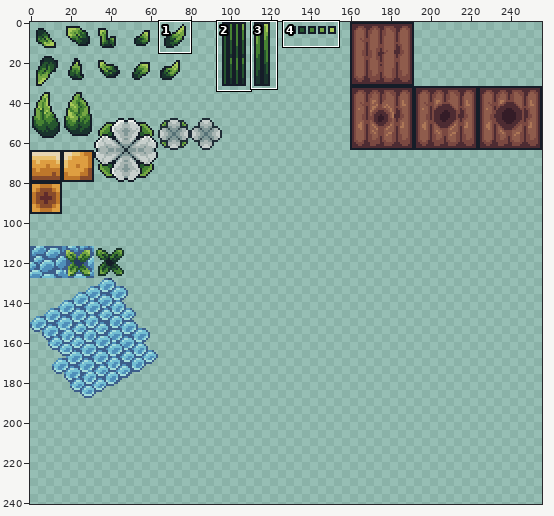
A pixel-art file gets an edit: Asesprite/Leafes.aseprite. Above, an overview of the earlier version with the close-up marked.
Close-up. As it was:
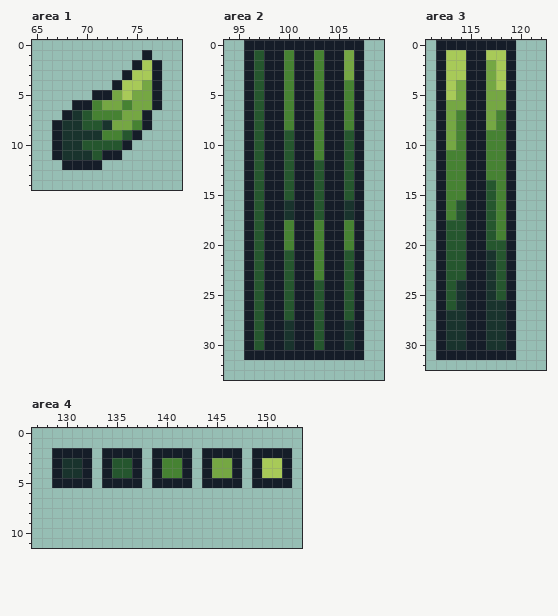
256x256 pixels, 1 frame. Shown: area 1: x 65..79, y 0..14; area 2: x 94..109, y 0..33; area 3: x 111..122, y 0..32; area 4: x 127..153, y 0..11. The wide view leaves out empty margins. The commit also changed other parts of the picture, which this record leaves out.
New version:
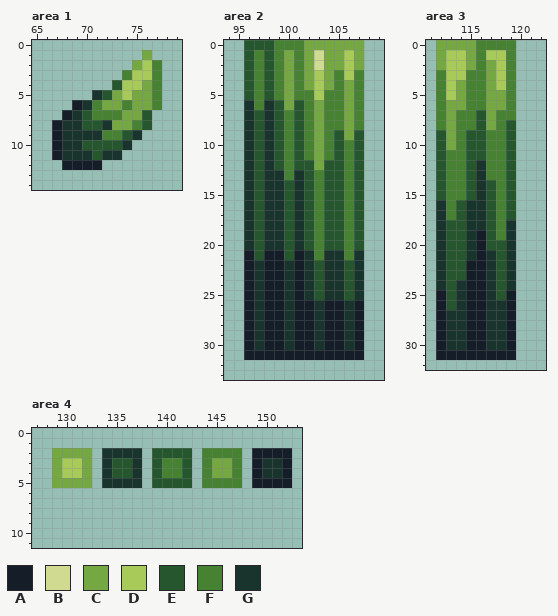
Palette (. is transparent): A #151d28  B #d0da91  C #75a743  D #a8ca58  E #25562e  F #468232  G #19332d
Difference:
Area 1:
y 1: x 76 A -> C
y 2: x 75 A -> C; x 77 A -> F
y 3: x 74 A -> F; x 77 A -> F
y 4: x 73 A -> E; x 77 A -> F
y 5: x 71..72 AA -> GE; x 77 A -> F
y 6: x 70 A -> G; x 77 A -> F
y 7..8: x 76 A -> E
y 9: x 75 A -> G
y 10: x 74 A -> G
y 11: x 72..73 AA -> GG
Area 2:
y 0: x 96..107 AAAAAAAAAAAA -> EEEFFFCCCCCC
y 1..2: x 96..107 AEAAFAAFAACA -> EFEFCFCBCCDC
y 3: x 96..107 AEAAFAAFAACA -> EFEFCFCDCFDF
y 4: x 96..107 AEAAFAAFAAFA -> EFEFCFCDCFCF
y 5: x 96..107 AEAAFAAFAAFA -> EFEFCFFDFFCF
y 6: x 96..107 AEAAFAAFAAFA -> GFGECEFCFFCF
y 7..8: x 96 A -> G; x 98..99 AA -> GE; x 101..107 AAFAAFA -> EFCFFCF
y 9: x 96 A -> G; x 98..107 AAEAAFAAEA -> GEFEFCFECE
y 10..11: x 96 A -> G; x 98..107 AAEAAFAAEA -> GEFEFCFEFE
y 12: x 96 A -> G; x 98..107 AAEAAEAAEA -> GEFEECEEFE
y 13: x 96 A -> G; x 98..107 AAEAAEAAEA -> GGFGEFEEFE
y 14..15: x 96 A -> G; x 98..99 AA -> GG; x 101..107 AAEAAEA -> GEFEEFE
y 16..17: x 96 A -> G; x 98..107 AAGAAEAAGA -> GGEGEFEEFE
y 18..20: x 96 A -> G; x 98..102 AAFAA -> GGEGE; x 104..105 AA -> EE; x 107 A -> E
y 21: x 102 A -> G; x 104..107 AAEA -> GGFG
y 22..23: x 97 E -> G; x 100 E -> G; x 102..105 AFAA -> GEGG; x 107 A -> G
y 24..25: x 97 E -> G; x 100 E -> G; x 102 A -> G; x 104..105 AA -> GG; x 107 A -> G
y 26..27: x 97 E -> G; x 100 E -> G; x 103 E -> G; x 106 E -> G
y 28..30: x 97 E -> G; x 103 E -> G
Area 3:
y 0: x 112..119 AAAAAAAA -> CCCCFFFF
y 1..2: x 112 A -> C; x 115..116 AA -> CF; x 119 A -> F
y 3..6: x 112 A -> F; x 115..116 AA -> FF; x 119 A -> F
y 7: x 112 A -> F; x 115..116 AA -> FE; x 119 A -> F
y 8: x 112 A -> F; x 115..116 AA -> FE; x 119 A -> E
y 9..11: x 112 A -> E; x 115..116 AA -> EE; x 119 A -> E
y 12..15: x 112 A -> E; x 115..116 AA -> EG; x 119 A -> E
y 16..17: x 112 A -> G; x 115..116 AA -> GG; x 119 A -> E
y 18: x 112 A -> G; x 115..116 AA -> GG; x 119 A -> G
y 19..21: x 112 A -> G; x 115 A -> G; x 119 A -> G
y 22..24: x 112 A -> G; x 119 A -> G
Area 4:
y 2: x 129..132 AAAA -> CCCC; x 134..137 AAAA -> GGGG; x 139..142 AAAA -> EEEE; x 144..147 AAAA -> FFFF
y 3..4: x 129..132 AGGA -> CDDC; x 134 A -> G; x 137 A -> G; x 139 A -> E; x 142 A -> E; x 144 A -> F; x 147 A -> F; x 150..151 DD -> GG
y 5: x 129..132 AAAA -> CCCC; x 134..137 AAAA -> GGGG; x 139..142 AAAA -> EEEE; x 144..147 AAAA -> FFFF
